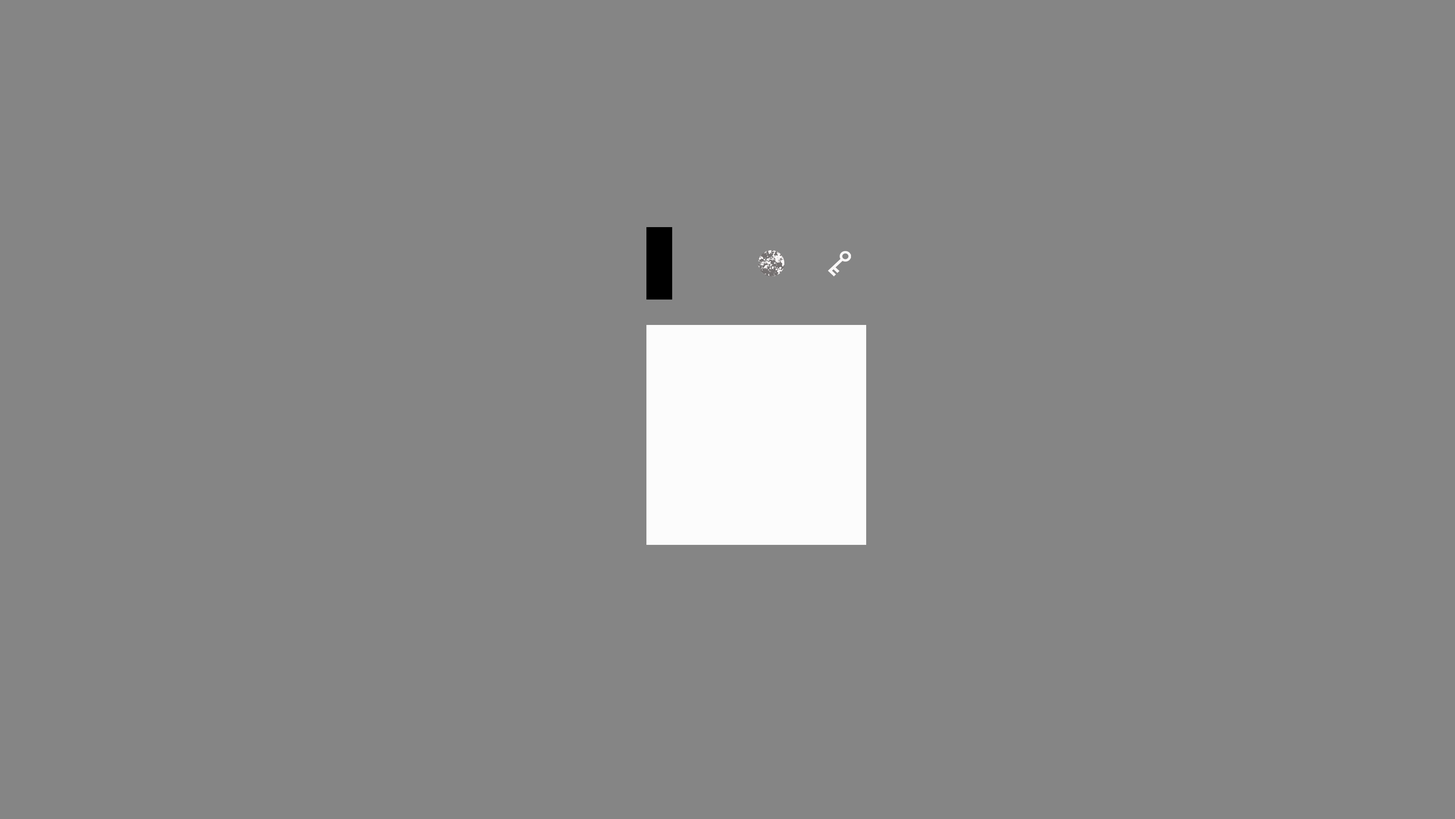
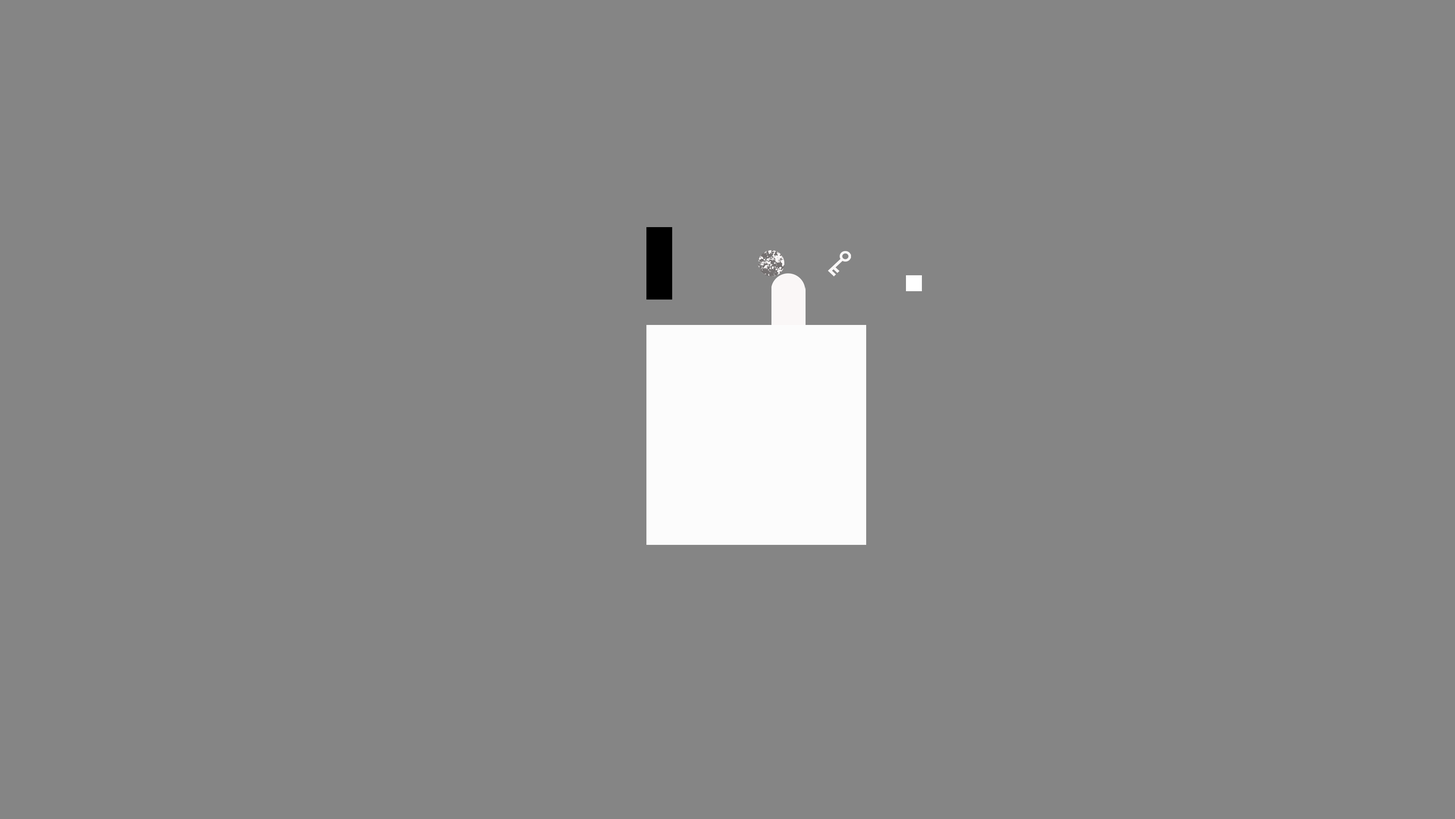
Before/after of a 1455×819 layered artwork. What changed in the layer stack:
added layer "Enemy" above "Player" over [771, 273, 806, 325]
added layer "White Pixel" above "Layer 0" over [906, 275, 923, 292]
